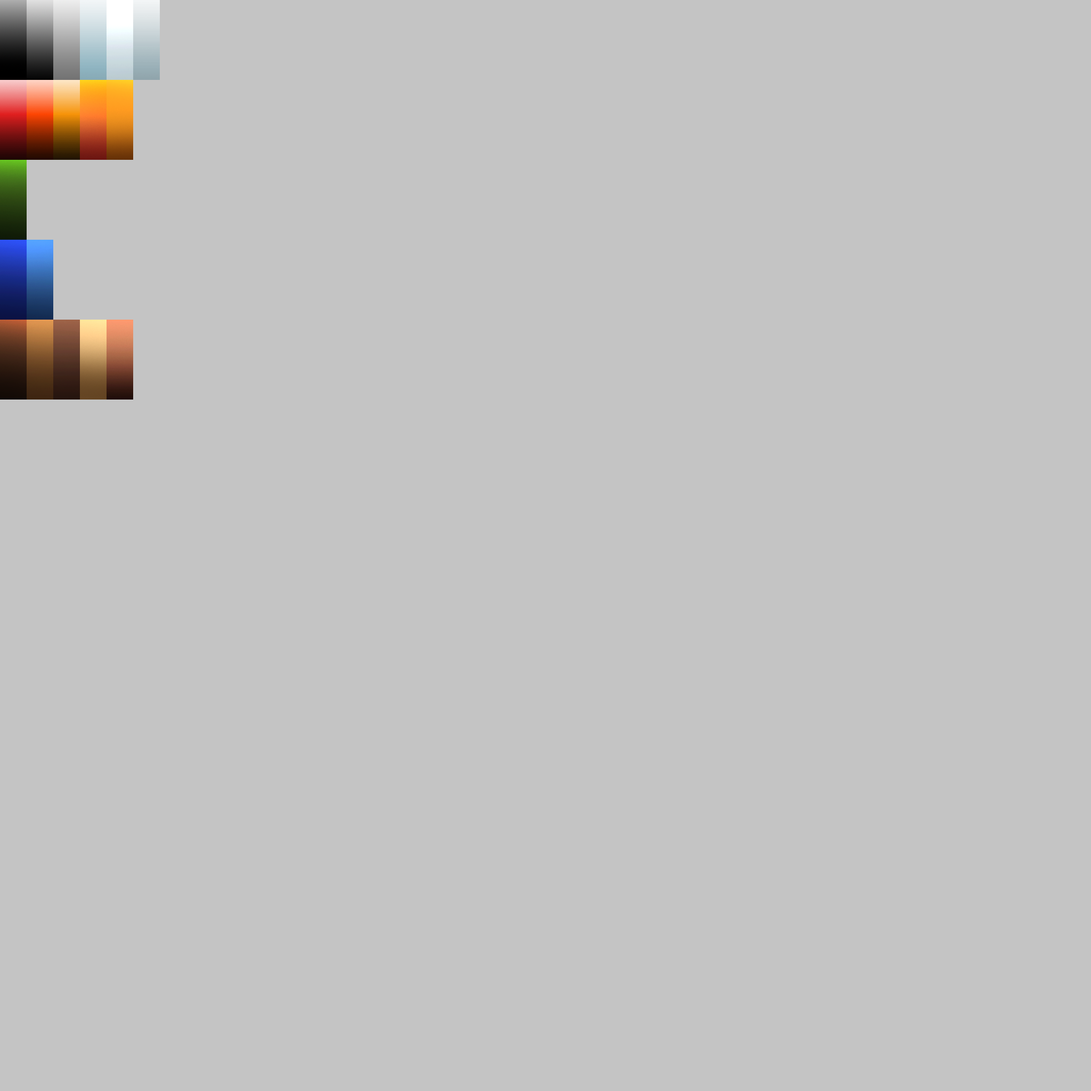
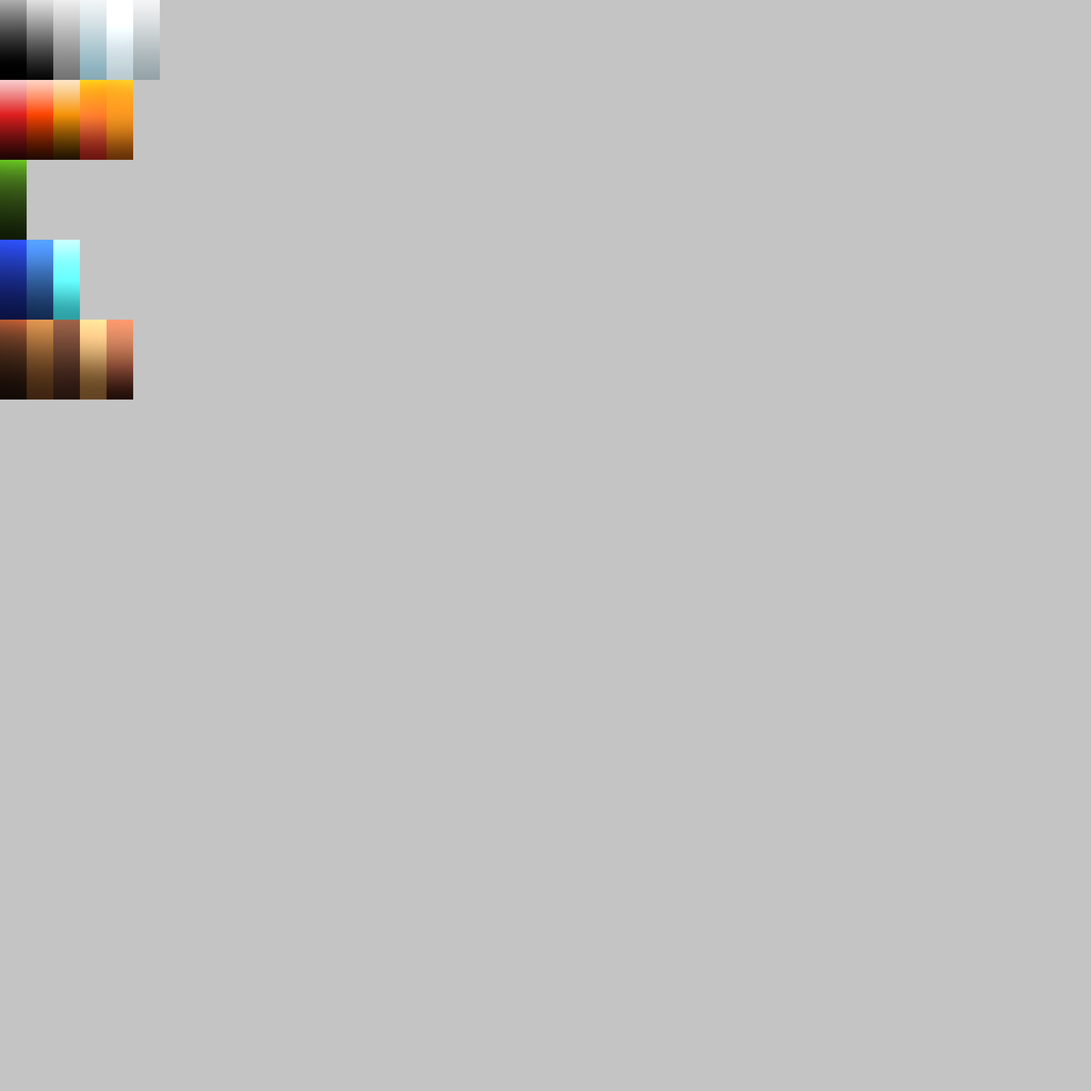
Revision of a layered (1091, 1091) image; what changed, layer by layer:
added layer "Layer 1 copy 18" above "Layer 1 copy 9" over [53, 239, 80, 320]
painted on "Layer 1 copy 17" over [133, 26, 160, 80]
